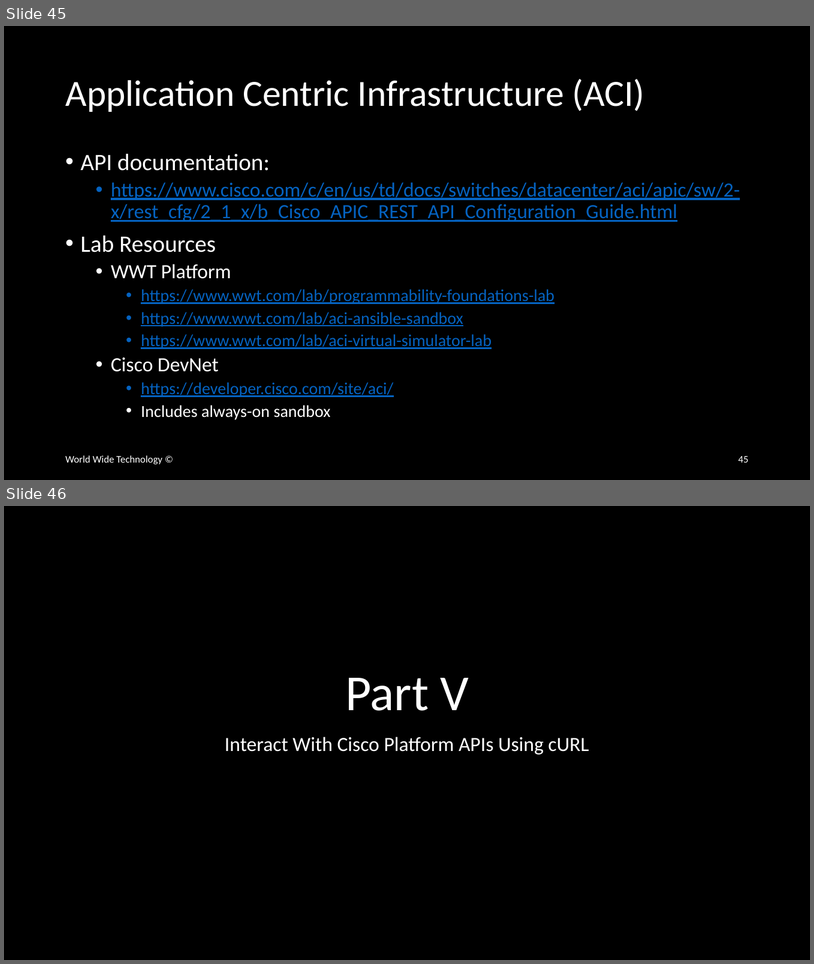
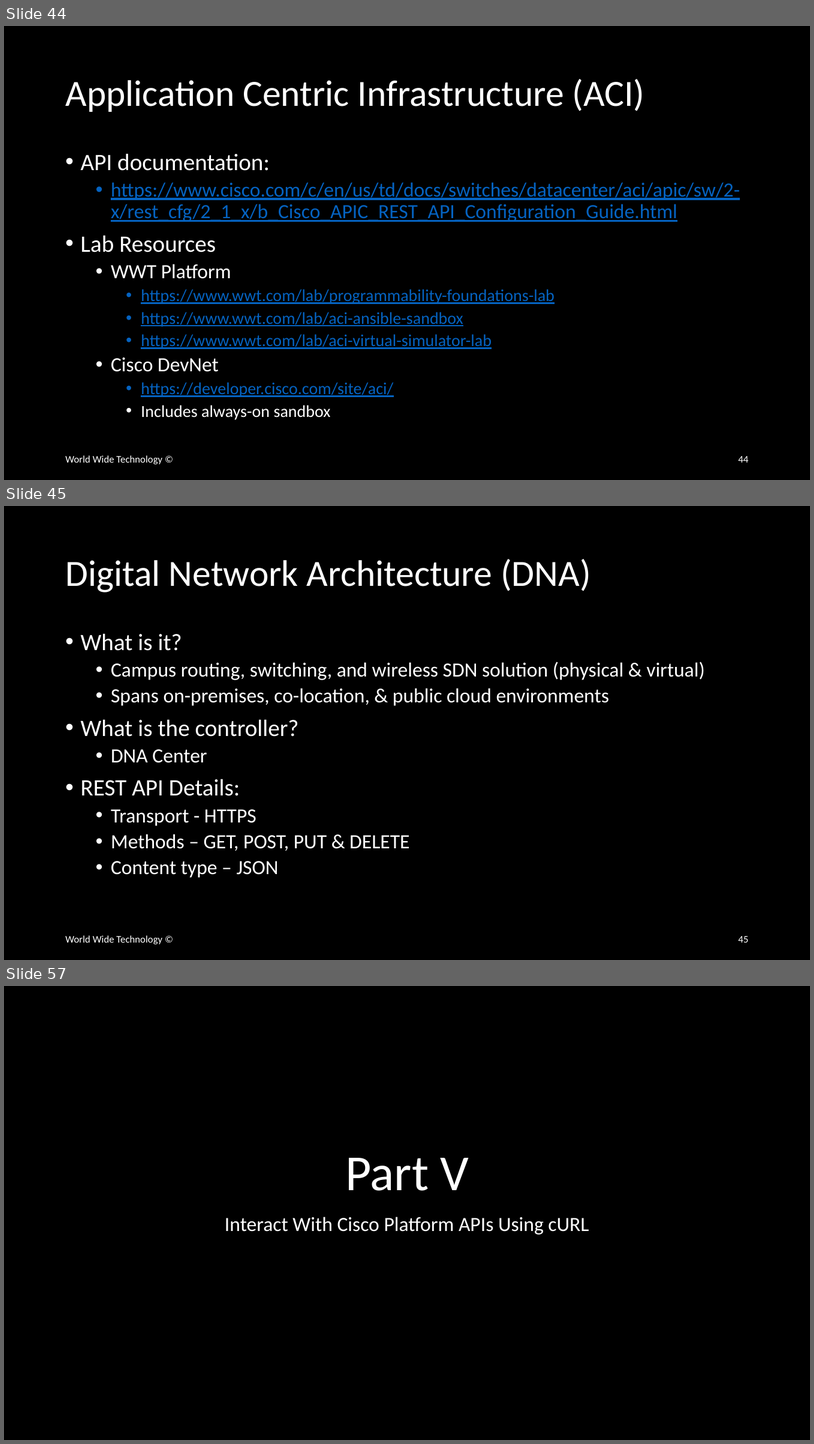
Before and after one commit to wwt/curl-requests-foundations, a slide deck: curl-requests-foundations.pptx. Shown one above the other, each under a label of ours: slides 45 and 46 before the commit, slides 44, 45 and 57 after it; the slides between them are not shown. The pictures are 814x964 and 814x1444 pixels, drawn with LibreOffice and Linux fonts; fonts in the diff are those of the drawing. Boxes give left, top, right and bottom in pixels: in the first picture for what was removed or moved away, otherwise in the second. Text is boxed around its words. In the diff, an @@ line names an element or a change of style, - is before the commit and + after.

```diff
--- a/curl-requests-foundations.pptx
+++ b/curl-requests-foundations.pptx
@@ slide 45 added at box(4, 506, 810, 960), background #000000 @@
@@ title added at box(65, 559, 591, 592), 44 pt, text #FFFFFF @@
+Digital Network Architecture (DNA)
@@ text added at box(81, 633, 705, 877), 24 pt, text #FFFFFF @@
+• What is it?
+  • Campus routing, switching, and wireless SDN solution (physical & virtual)
+  • Spans on-premises, co-location, & public cloud environments
+• What is the controller?
+  • DNA Center
+• REST API Details:
+  • Transport - HTTPS
+  • Methods – GET, POST, PUT & DELETE
+  • Content type – JSON
@@ text added at box(65, 935, 162, 944), 12 pt, text #FFFFFF @@
+World Wide Technology ©
@@ page number added at box(738, 936, 749, 942), 12 pt, text #FFFFFF @@
+45
@@ what was slide 45 is now slide 44 @@
@@ page number at box(738, 456, 749, 462): text changed @@
-45
+44
@@ what was slide 46 is now slide 57 @@
```
Also in this commit, not shown: 2 slides changed, 11 other slides added, 1 slide removed.
